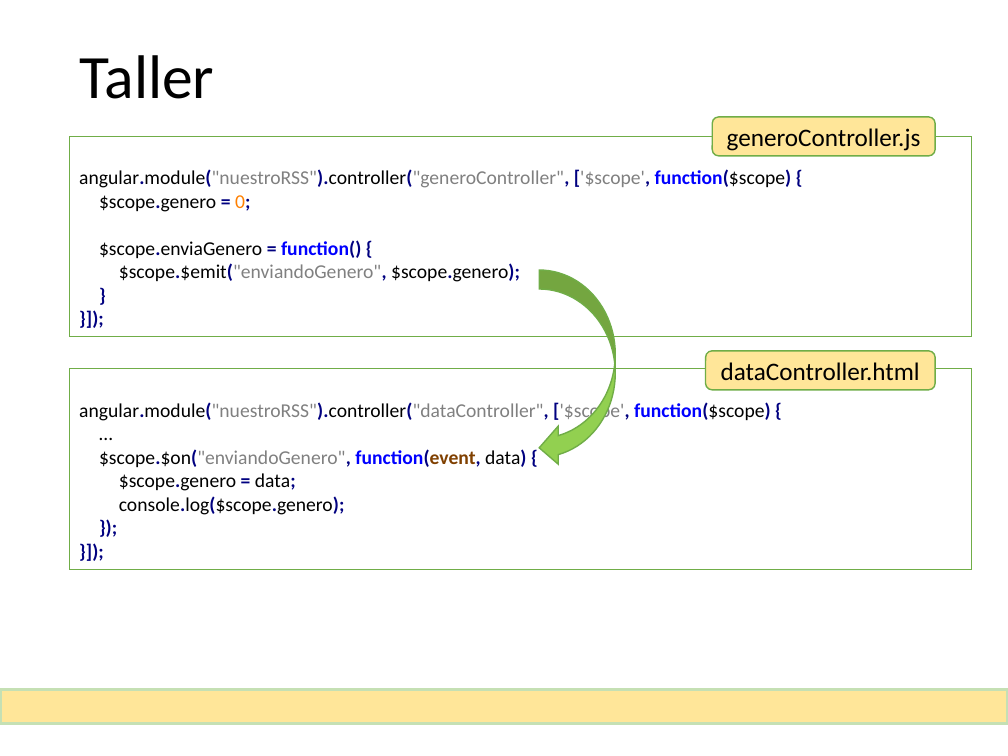
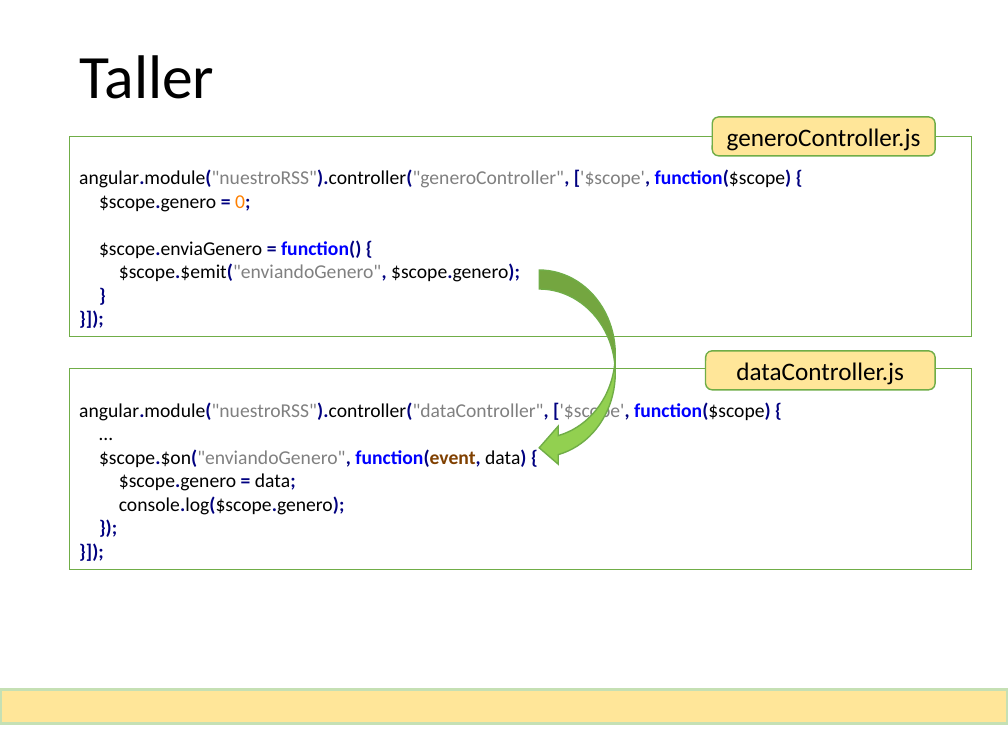
Before and after one commit to MarcosGinel/rss, a slide deck: slide 37 of documentacion/Taller de AngularJS.pptx. Drawn at 1008x756 pixels with LibreOffice and Linux fonts; fonts in the diff are those of the drawing. Boxes give left, top, right and bottom in pixels: in the first picture for what was removed or moved away, otherwise in the second. Text is boxed around its words. In the diff, an @@ line names an element or a change of style, - is before the commit and + after.

```diff
--- a/documentacion/Taller de AngularJS.pptx
+++ b/documentacion/Taller de AngularJS.pptx
@@ text in rounded rectangle at [736,362,904,385]: text changed @@
-dataController.html
+dataController.js
```
Also in this commit, not shown: 2 other slides changed, 6 slides added, 4 other files.
